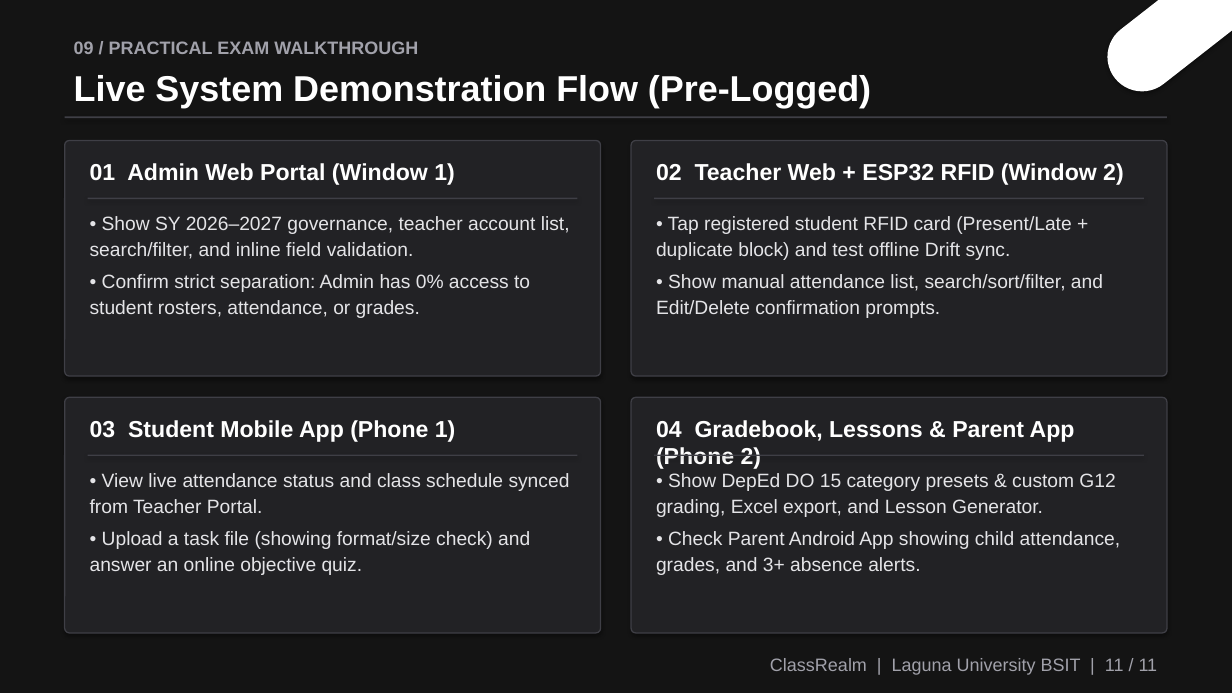
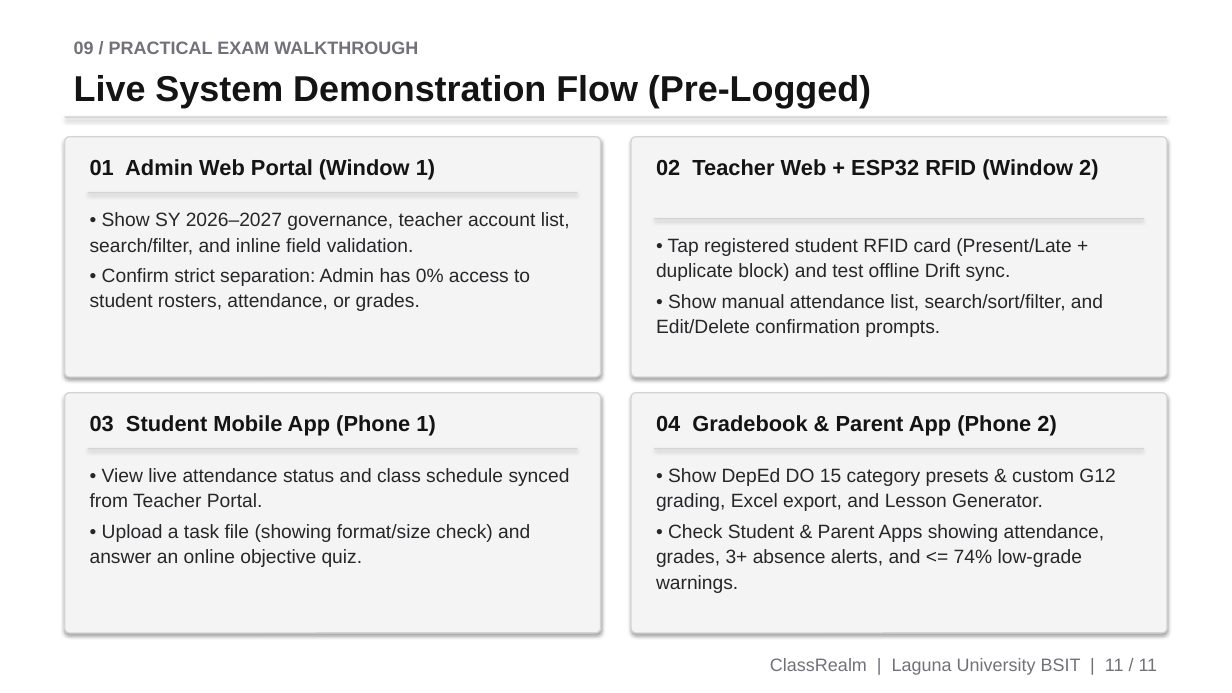
Before and after one commit to ljcalica071-cmd/class_realm01, a slide deck: slide 11 of ClassRealm_Final_Defense_Presentation.pptx. Drawn at 1232x693 pixels with LibreOffice and Linux fonts; fonts in the diff are those of the drawing. Boxes give left, top, right and bottom in pixels: in the first picture for what was removed or moved away, otherwise in the second. Text is boxed around its words. In the diff, an @@ line names an element or a change of style, - is before the commit and + after.

Commit message:
feat: attendance roster lazy loading, validator & auth enhancements, parent/student UI polish, final capstone docs, and update web build

```diff
--- a/ClassRealm_Final_Defense_Presentation.pptx
+++ b/ClassRealm_Final_Defense_Presentation.pptx
@@ background #141414 to #FFFFFF @@
@@ rounded rectangle removed at (1094, 0, 1232, 105) @@
@@ text "09 / PRACTICAL EXAM WALKTHROUGH" at (74, 41, 418, 54): text colour #A1A1AA to #71717A @@
@@ text "Live System Demonstration Flow (Pre-Logged)" at (74, 75, 871, 108): text colour #FFFFFF to #141414 @@
@@ size 18 to 17 pt, text colour #FFFFFF to #141414 in 3 elements at (90, 159, 435, 179), (90, 415, 435, 435), (656, 159, 1098, 179) @@
@@ text colour #E4E4E7 to #27272A; line spacing 1.12 to 1.1; less space between paragraphs in 3 elements at (90, 468, 570, 567), (90, 212, 570, 311), (656, 238, 1103, 337) @@
@@ text "• Tap registered student RFID ...": place and size @@
-text "• Tap registered student RFID ..." at (656, 216, 1103, 318)
+text "• Tap registered student RFID ..." at (656, 238, 1103, 337)
@@ fill #3F3F46 to #D4D4D8 in 5 elements at (65, 116, 1167, 118), (88, 192, 578, 193), (88, 448, 578, 449), (654, 448, 1144, 449), (654, 218, 1144, 219) @@
@@ rectangle: place and size @@
-rectangle at (654, 198, 1144, 199)
+rectangle at (654, 218, 1144, 219)
@@ rounded rectangle: place and size @@
-rounded rectangle at (65, 397, 601, 633)
+rounded rectangle at (65, 393, 601, 633)
@@ fill #222225 to #F4F4F5; outline #3F3F46 1 pt to #D4D4D8 1 pt in 4 elements at (65, 137, 601, 377), (631, 137, 1167, 377), (65, 393, 601, 633), (631, 393, 1167, 633) @@
@@ rounded rectangle: place and size @@
-rounded rectangle at (631, 397, 1167, 633)
+rounded rectangle at (631, 393, 1167, 633)
@@ text at (656, 415, 1056, 435): text changed; size 18 to 17 pt; text colour #FFFFFF to #141414 @@
-04 Gradebook, Lessons & Parent App (Phone 2)
+04 Gradebook & Parent App (Phone 2)
@@ 3 rectangles: place and size @@
-3 rectangles at (88, 198, 1144, 456)
+3 rectangles at (88, 192, 1144, 449)
@@ text at (656, 468, 1115, 511): text colour #E4E4E7 to #27272A in "• Show DepEd DO 15 category presets ..."; line spacing 1.12 to 1.1; less space between paragraphs @@
@@ text at (656, 524, 1105, 593): text changed; text colour #E4E4E7 to #27272A @@
-• Check Parent Android App showing child attendance, grades, and 3+ absence alerts.
+• Check Student & Parent Apps showing attendance, grades, 3+ absence alerts, and <= 74% low-grade warnings.
@@ text "ClassRealm | Laguna University BSIT ..." at (770, 658, 1158, 675): text colour #A1A1AA to #71717A @@
```
Also in this commit, not shown: 8 other slides changed, 31 other files.
